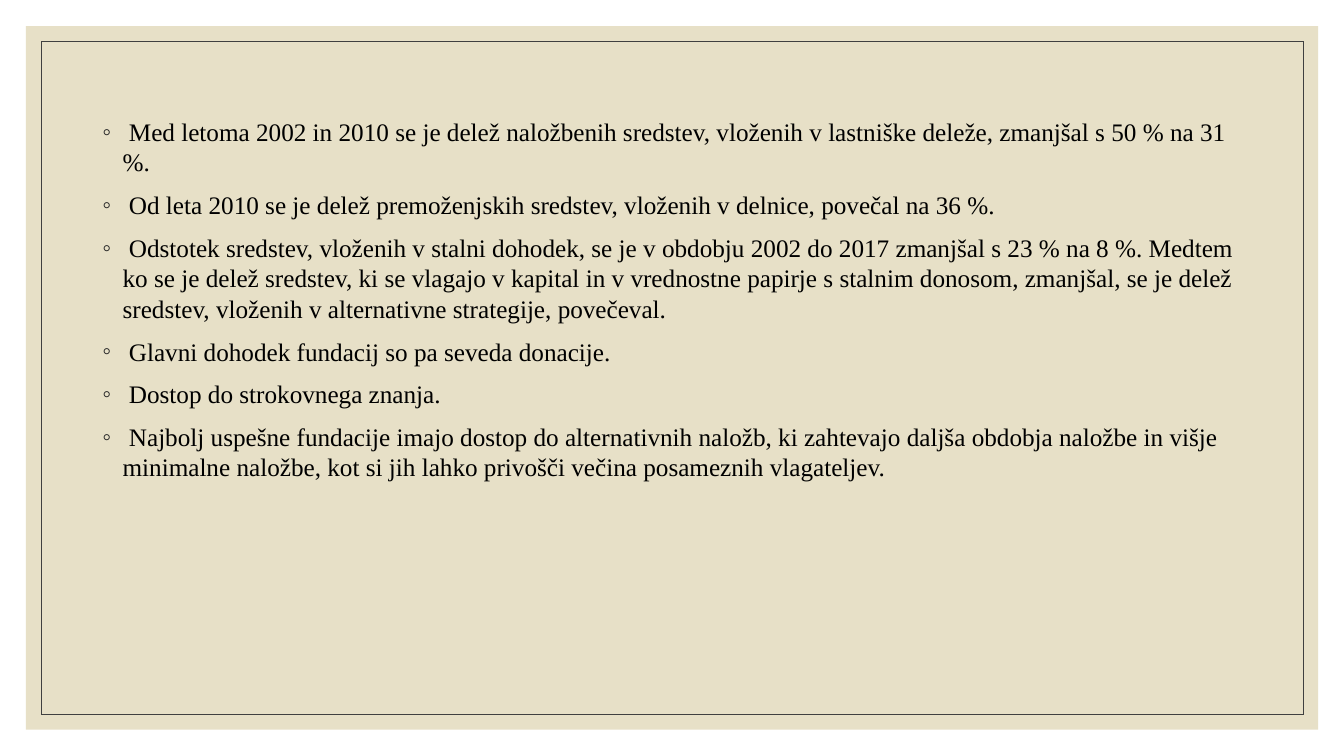
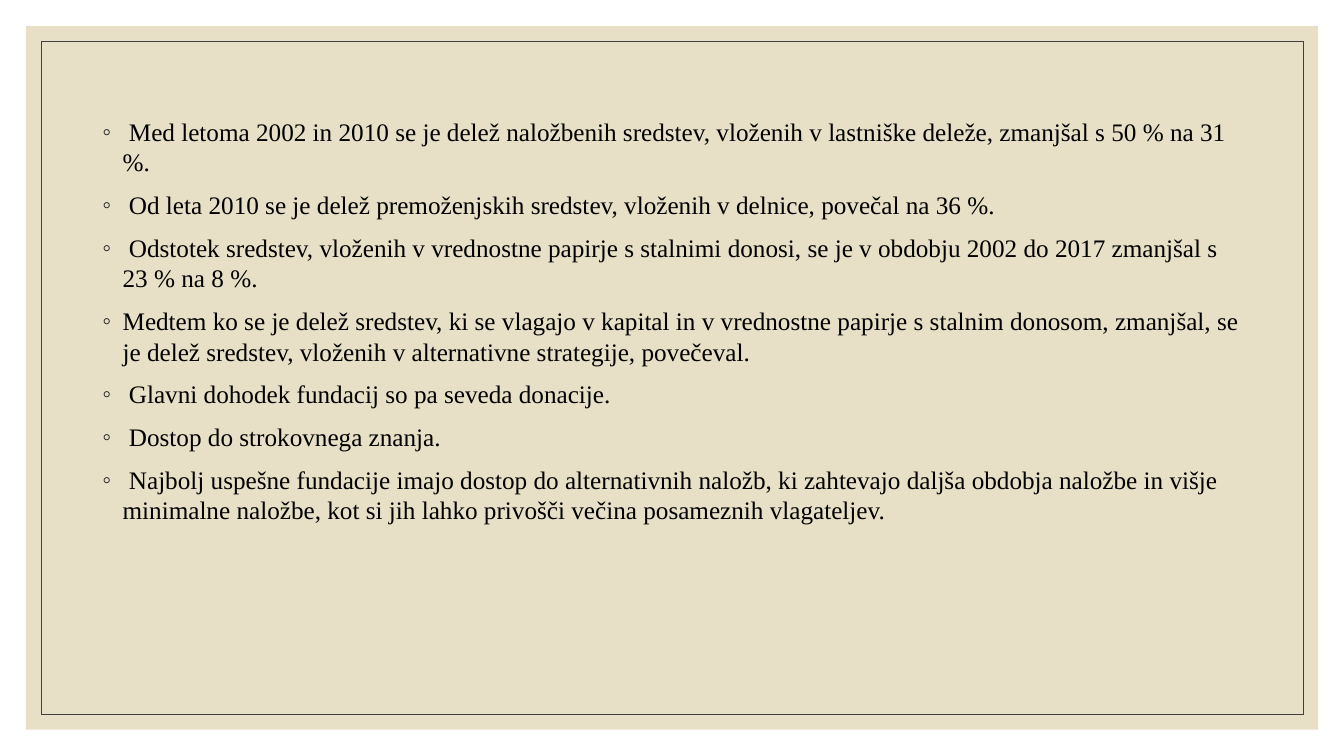
Before and after one commit to ines-silc/FTI-Seminarska-naloga, a slide deck: slide 7 of Predstavitev_skupina_8.pptx. Drawn at 1344x756 pixels with LibreOffice and Linux fonts; fonts in the diff are those of the drawing. Boxes give left, top, right and bottom in pixels: in the first picture for what was removed or moved away, otherwise in the second. Text is boxed around its words. In the diff, an @@ line names an element or a change of style, - is before the commit and + after.

```diff
--- a/Predstavitev_skupina_8.pptx
+++ b/Predstavitev_skupina_8.pptx
@@ text at (x1=123, y1=239, x2=1238, y2=367): text changed @@
-◦ Odstotek sredstev, vloženih v stalni dohodek, se je v obdobju 2002 do 2017 zmanjšal s 23 % na 8 %. Medtem ko se je delež sredstev, ki se vlagajo v kapital in v vrednostne papirje s stalnim donosom, zmanjšal, se je delež sredstev, vloženih v alternativne strategije, povečeval.
+◦ Odstotek sredstev, vloženih v vrednostne papirje s stalnimi donosi, se je v obdobju 2002 do 2017 zmanjšal s 23 % na 8 %.
+◦ Medtem ko se je delež sredstev, ki se vlagajo v kapital in v vrednostne papirje s stalnim donosom, zmanjšal, se je delež sredstev, vloženih v alternativne strategije, povečeval.
```
Also in this commit, not shown: 2 other slides changed.
